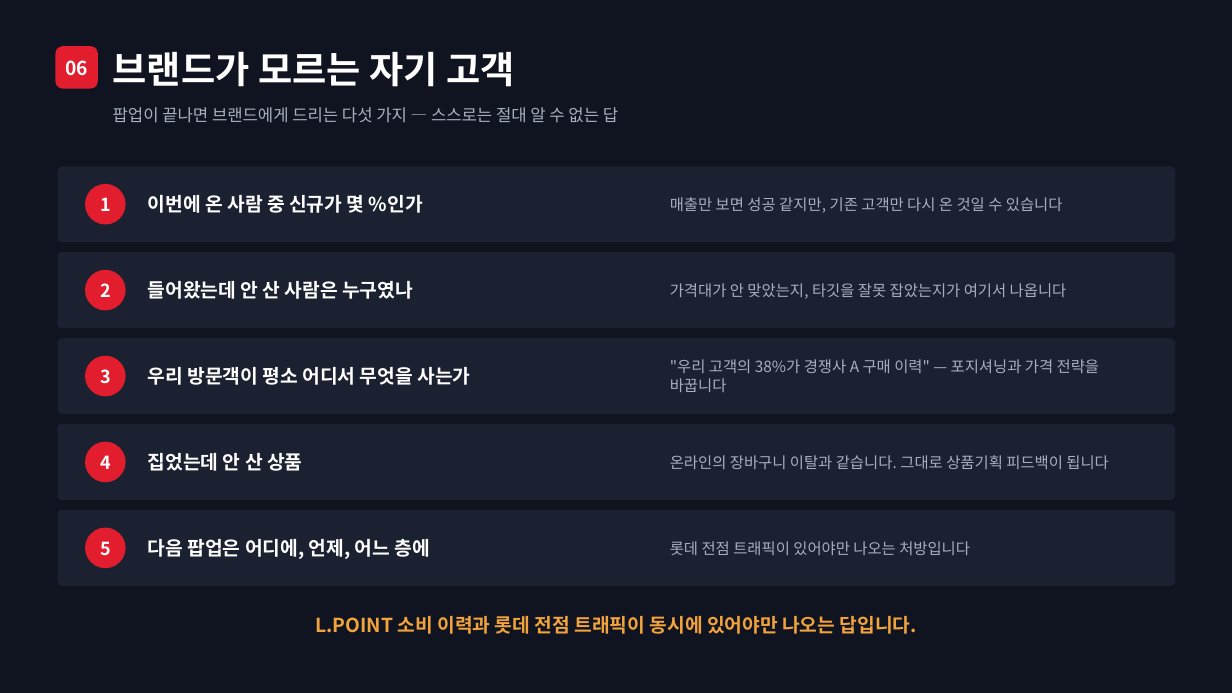
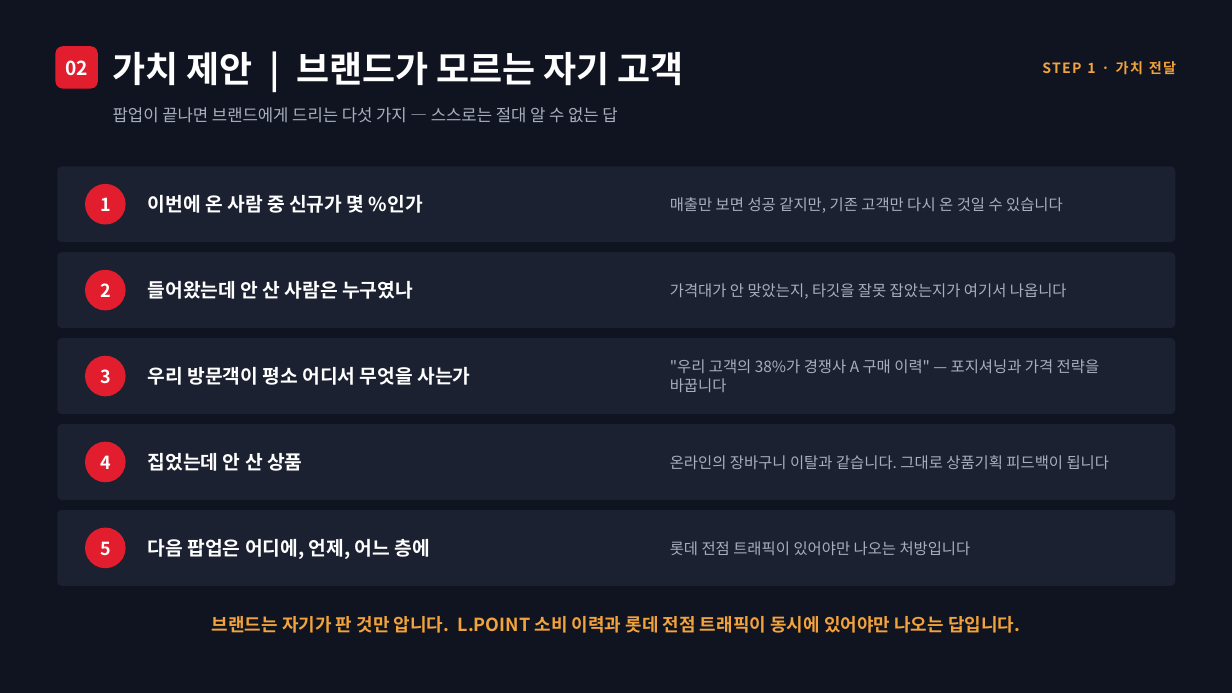
Before and after one commit to neti84-design/LMBA, a slide deck: slide 4 of LGA_롯데신사업_발표.pptx (slide 6 before the commit). Drawn at 1232x693 pixels with LibreOffice and Linux fonts; fonts in the diff are those of the drawing. Boxes give left, top, right and bottom in pixels: in the first picture for what was removed or moved away, otherwise in the second. Text is boxed around its words. In the diff, an @@ line names an element or a change of style, - is before the commit and + after.

```diff
--- a/LGA_롯데신사업_발표.pptx
+++ b/LGA_롯데신사업_발표.pptx
@@ text at (113, 52, 684, 86): text changed; size 29 to 28 pt @@
-브랜드가 모르는 자기 고객
+가치 제안 | 브랜드가 모르는 자기 고객
@@ text at (65, 60, 88, 76): text changed @@
-06
+02
@@ text added at (1042, 61, 1176, 75), 11 pt, text #F2A33C, bold @@
+STEP 1 · 가치 전달
@@ text at (212, 616, 1021, 633): text changed; size 15 to 14 pt @@
-L.POINT 소비 이력과 롯데 전점 트래픽이 동시에 있어야만 나오는 답입니다.
+브랜드는 자기가 판 것만 압니다. L.POINT 소비 이력과 롯데 전점 트래픽이 동시에 있어야만 나오는 답입니다.
```
Also in this commit, not shown: 7 other slides changed, 7 slides added, 6 slides removed, 5 other files.
